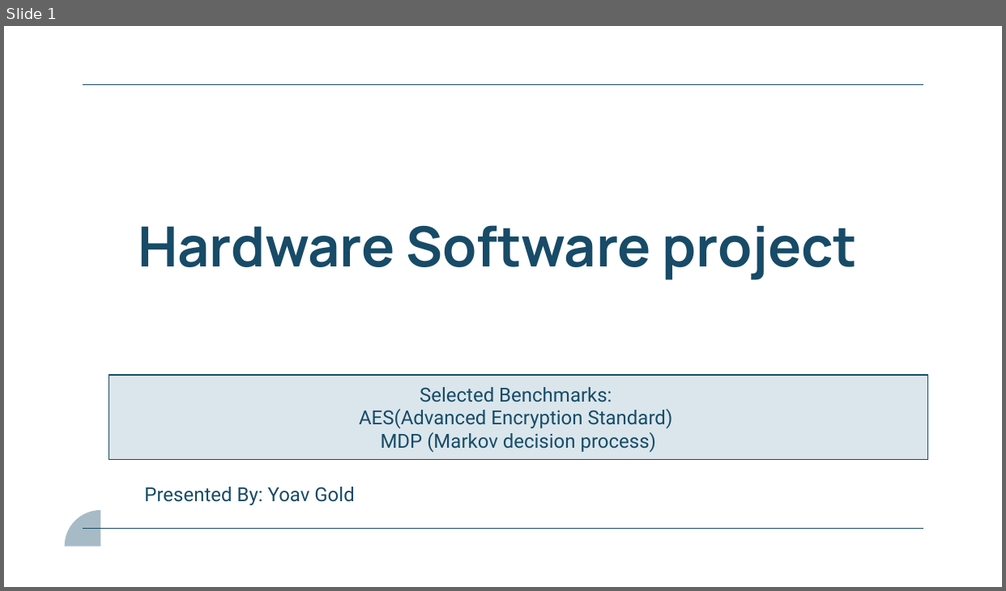
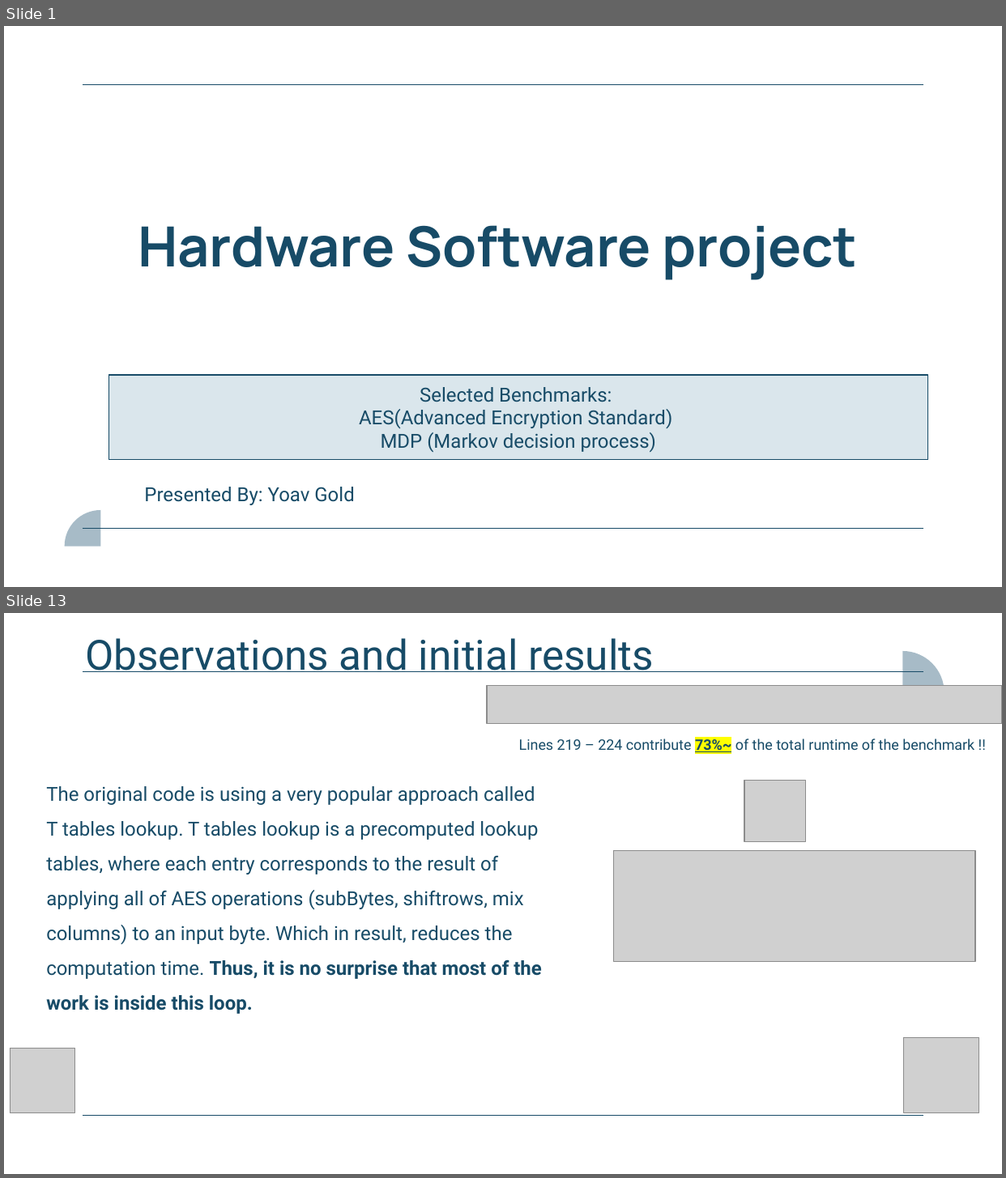
Before and after one commit to YoavGold/hw_sw_project, a slide deck: presentation/final_presentation.pptx. Shown one above the other, each under a label of ours: slide 1 before the commit, slides 1 and 13 after it; the slides between them are not shown. The pictures are 1006x591 and 1006x1178 pixels, drawn with LibreOffice and Linux fonts; fonts in the diff are those of the drawing; grey boxes stand for pictures. Boxes give left, top, right and bottom in pixels: in the first picture for what was removed or moved away, otherwise in the second. Text is boxed around its words. In the diff, an @@ line names an element or a change of style, - is before the commit and + after.

```diff
--- a/presentation/final_presentation.pptx
+++ b/presentation/final_presentation.pptx
@@ slide 13 added at (x1=4, y1=613, x2=1002, y2=1174), background #FFFFFF; not listed: 2 template elements that a slide beside it also shows @@
@@ title added at (x1=85, y1=638, x2=654, y2=672), 30 pt, text #174B67 @@
+  Observations and initial results
@@ freeform shape added at (x1=902, y1=651, x2=944, y2=693), fill #A7BBC7 @@
@@ picture added at (x1=487, y1=686, x2=1002, y2=724) @@
@@ text added at (x1=519, y1=739, x2=974, y2=755), 10.5 pt, text #174B67 @@
+Lines 219 – 224 contribute 73%~ of the total runtime of the benchmark !!
@@ picture added at (x1=744, y1=781, x2=805, y2=841) @@
@@ text added at (x1=46, y1=786, x2=541, y2=1014), 14 pt, text #174B67 @@
+The original code is using a very popular approach called T tables lookup. T tables lookup is a precomputed lookup tables, where each entry corresponds to the result of applying all of AES operations (subBytes, shiftrows, mix columns) to an input byte. Which in result, reduces the computation time. Thus, it is no surprise that most of the work is inside this loop.
@@ picture added at (x1=614, y1=850, x2=975, y2=961) @@
@@ picture added at (x1=10, y1=1048, x2=74, y2=1113) @@
@@ picture added at (x1=903, y1=1038, x2=978, y2=1113) @@
```
Also in this commit, not shown: 1 slide changed, 37 other slides added, 1 other file.
